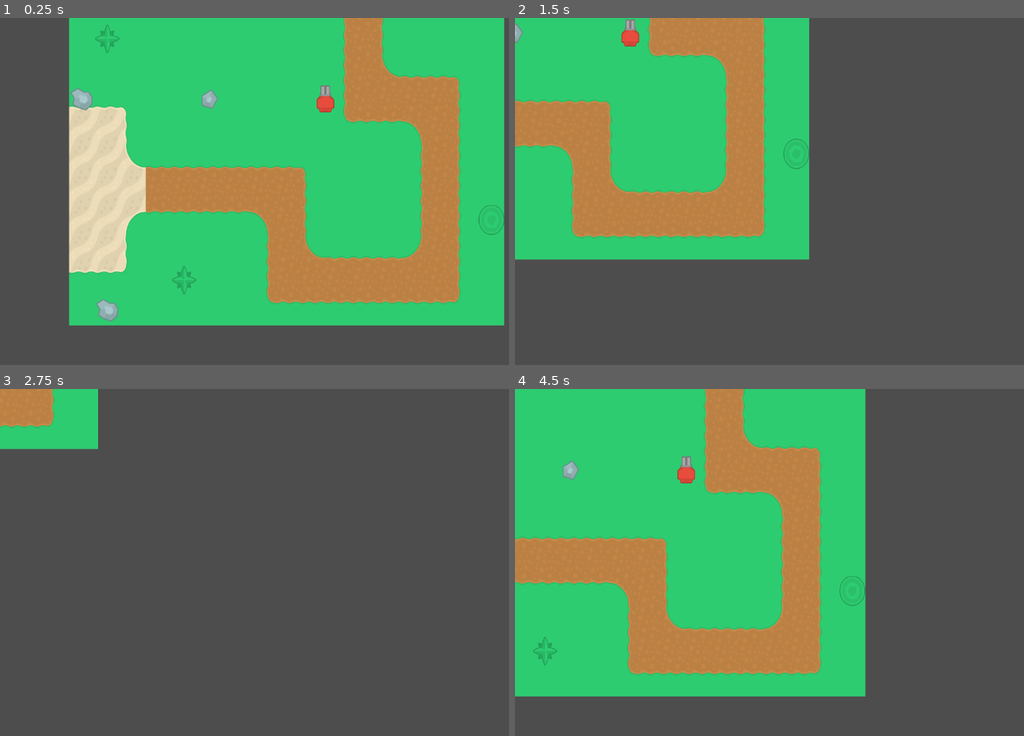
Above: before the commit, frames 1-4 (two rows, left to right).
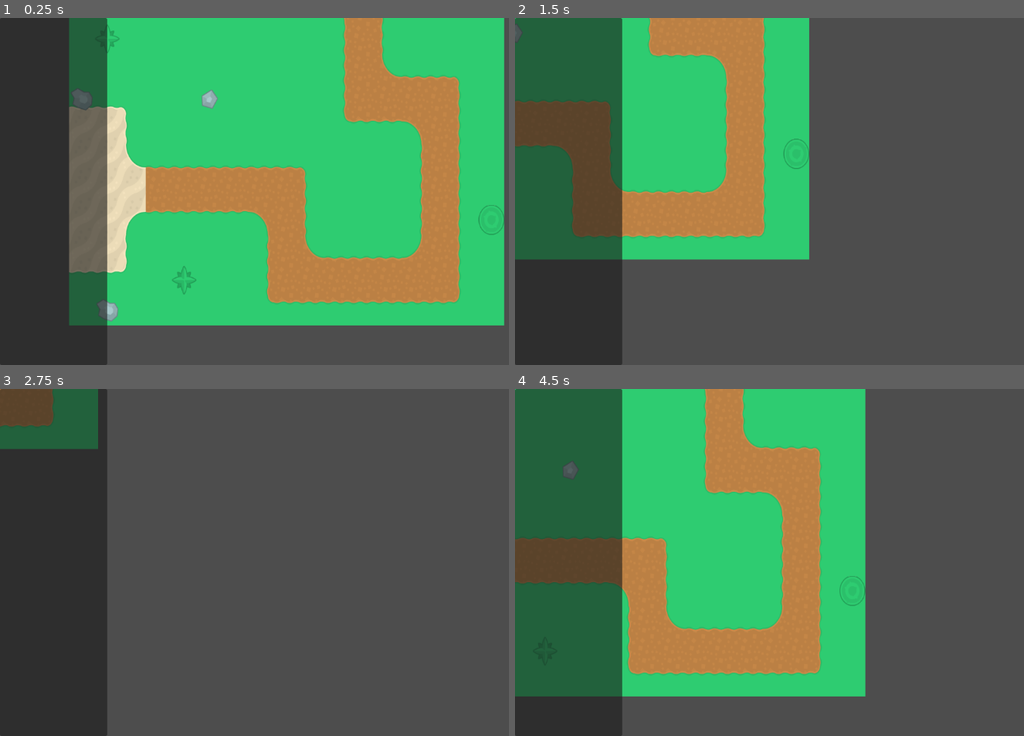
Above: after the commit, the same moments.

Repository: hlalljie/tower-defense-ui
Game: Godot game, scene res://scenes/game.tscn
Same seed, same stepped clock (60 frames per second), same inputs: the game is played once before the commit and once after it.
Inputs:
- Up to frame 1 (0.25 s): no input
- Up to frame 2 (1.5 s): tap Enter at 0.5 s; hold Right (ui_right) 0.53-1.28 s; hold Down (ui_down) from 1.28 s (still down)
- Up to frame 3 (2.75 s): release Down (ui_down) at 2.03 s; hold Right (ui_right) from 2.03 s (still down)
- Up to frame 4 (4.5 s): release Right (ui_right) at 2.78 s; hold Up (ui_up) 2.78-3.53 s; hold Left (ui_left) from 3.53 s (still down)

The runs differ from the first frame. In frame 1, 21% of the frame differs, in the area x 0-66%, y 0-100%; in frame 2, 21%; in frame 3, 21%; in frame 4, 21%.

Commit message:
Create Background

Diff:
--- a/scenes/game.tscn
+++ b/scenes/game.tscn
@@ -2,7 +2,7 @@
 
 [ext_resource type="Texture2D" uid="uid://lbcq8mqgj6ge" path="res://assets/towerDefense_tilesheet.png" id="1_r0j0p"]
 [ext_resource type="Script" path="res://scenes/player_camera.gd" id="2_abcab"]
-[ext_resource type="PackedScene" uid="uid://bgflrsx5rm8kk" path="res://scenes/tower.tscn" id="3_p8s4w"]
+[ext_resource type="PackedScene" uid="uid://bmt4coapc1gta" path="res://scenes/ui.tscn" id="4_2tb1a"]
 
 [sub_resource type="TileSetAtlasSource" id="TileSetAtlasSource_nhl67"]
 texture = ExtResource("1_r0j0p")
@@ -638,5 +638,4 @@
 
 [node name="Towers" type="Node2D" parent="."]
 
-[node name="Tower" parent="Towers" instance=ExtResource("3_p8s4w")]
-position = Vector2(449, 607)
+[node name="UI" parent="." instance=ExtResource("4_2tb1a")]
--- /dev/null
+++ b/scenes/ui.tscn
@@ -0,0 +1,14 @@
+[gd_scene format=3 uid="uid://bmt4coapc1gta"]
+
+[node name="UI" type="CanvasLayer"]
+
+[node name="Panel" type="Panel" parent="."]
+offset_right = 200.0
+offset_bottom = 648.0
+
+[node name="FlowContainer" type="FlowContainer" parent="Panel"]
+layout_mode = 0
+offset_left = 18.0
+offset_top = 19.0
+offset_right = 182.0
+offset_bottom = 624.0
